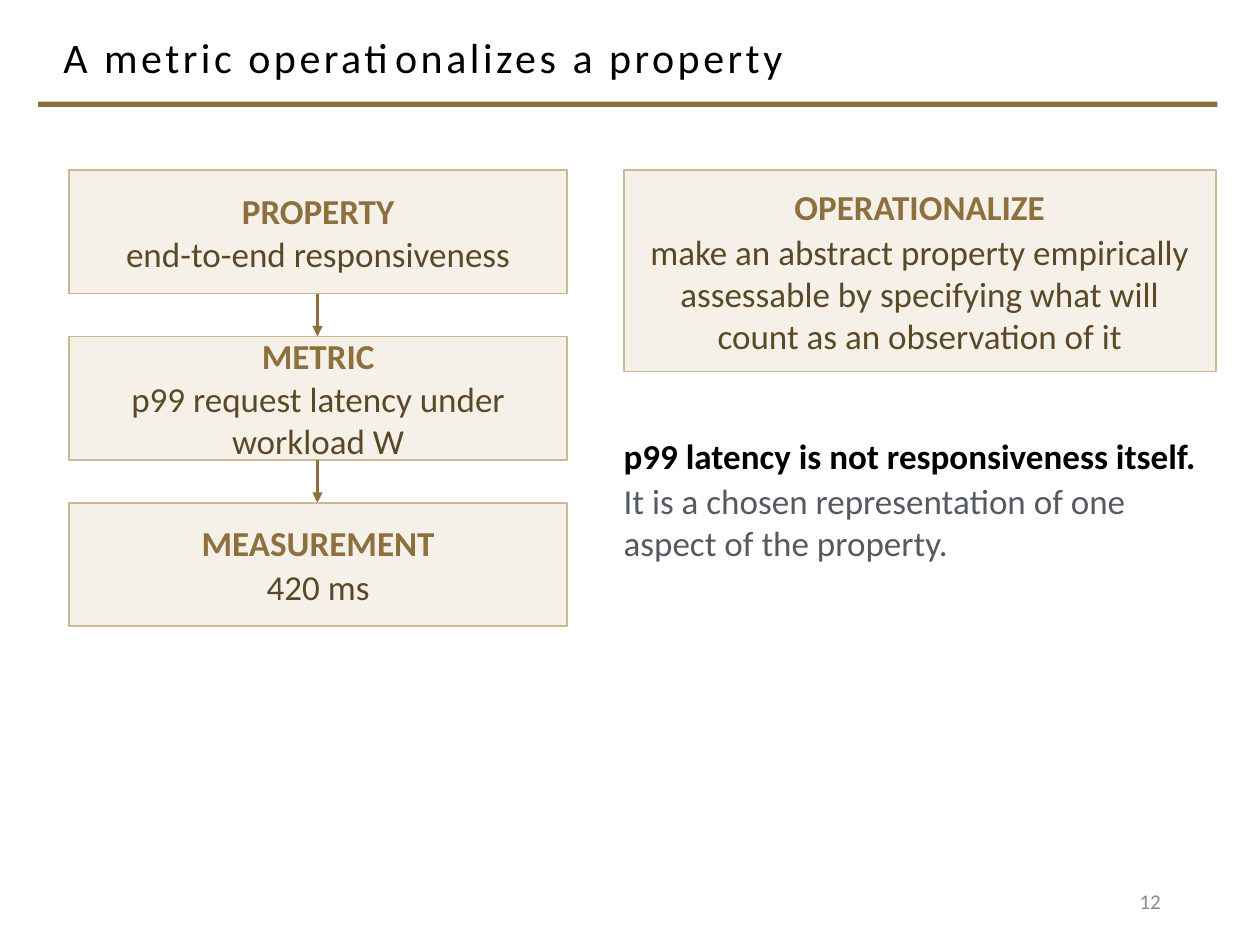
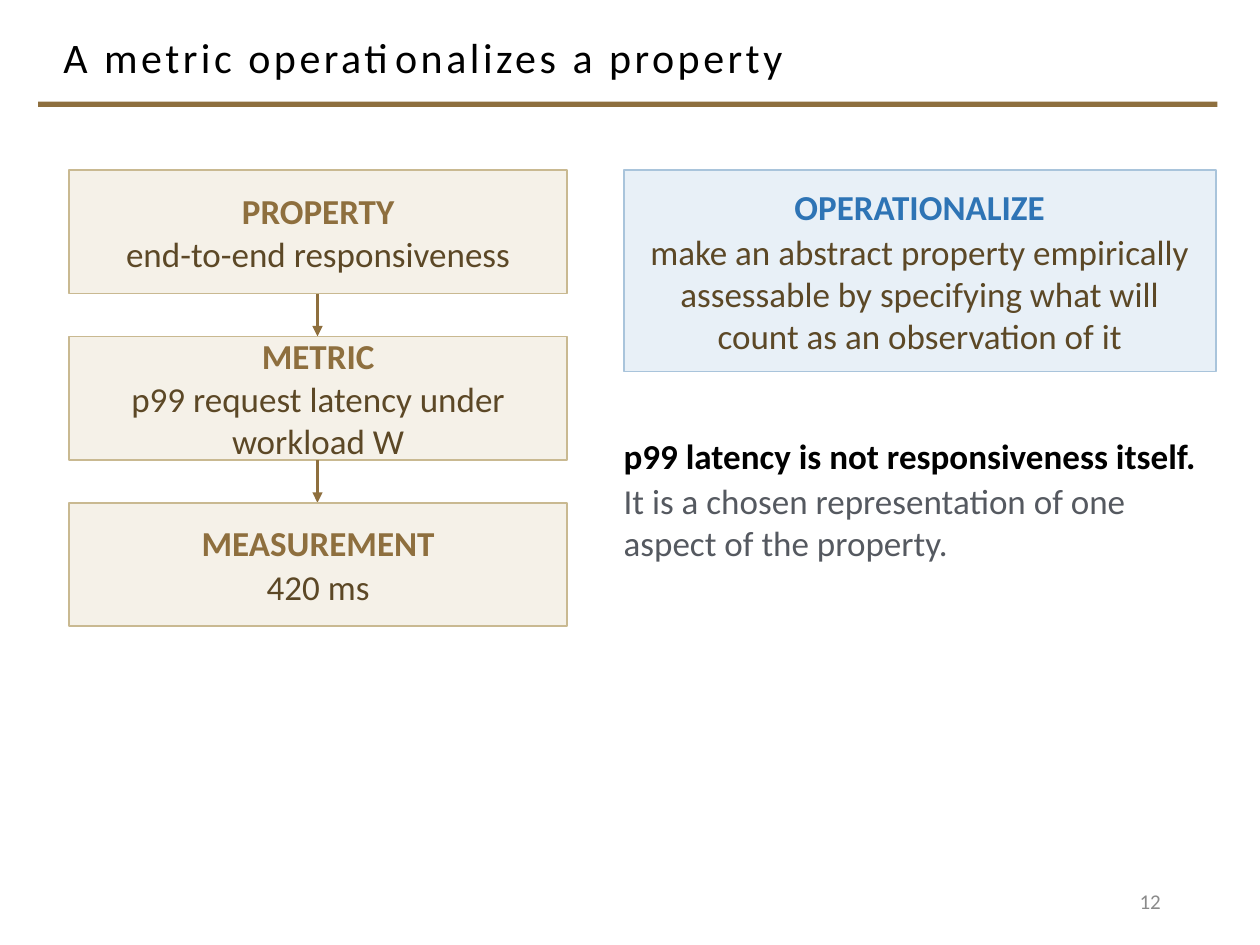
Before and after one commit to davisjam/model-based-agentic-software-engineering, a slide deck: slide 12 of course/lectures/act-1-foundations/09-engineering-decision-making-and-metrics/1-9-Engineering-Decision-Making-and-Metrics.pptx. Drawn at 1260x945 pixels with LibreOffice and Linux fonts; fonts in the diff are those of the drawing; background and template pictures are left out. Boxes give left, top, right and bottom in pixels: in the first picture for what was removed or moved away, otherwise in the second. Text is boxed around its words. In the diff, an @@ line names an element or a change of style, - is before the commit and + after.

```diff
--- a/course/lectures/act-1-foundations/09-engineering-decision-making-and-metrics/1-9-Engineering-Decision-Making-and-Metrics.pptx
+++ b/course/lectures/act-1-foundations/09-engineering-decision-making-and-metrics/1-9-Engineering-Decision-Making-and-Metrics.pptx
@@ rectangle "OPERATIONALIZE" at [624, 170, 1216, 372]: fill #F5F1E8 to #E8F0F7; outline #C9B991 1 pt to #A9C4DB 1 pt @@
@@ text in rectangle at [794, 197, 1044, 220]: text colour #8E6F3E to #2E74B5 in "OPERATIONALIZE" @@
```
Also in this commit, not shown: 11 other slides changed.
